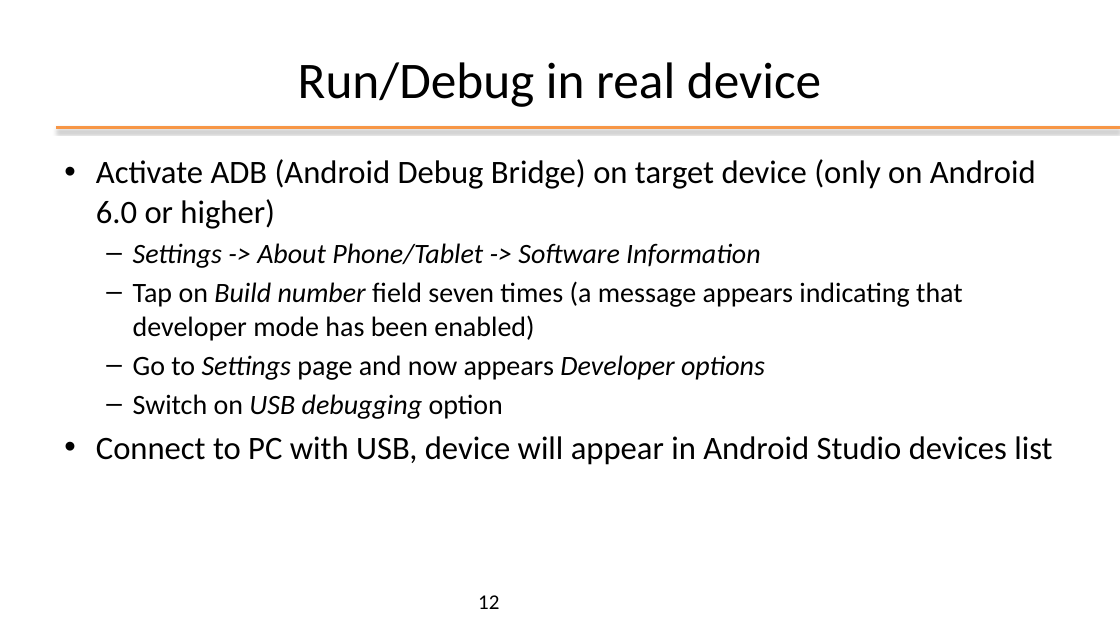
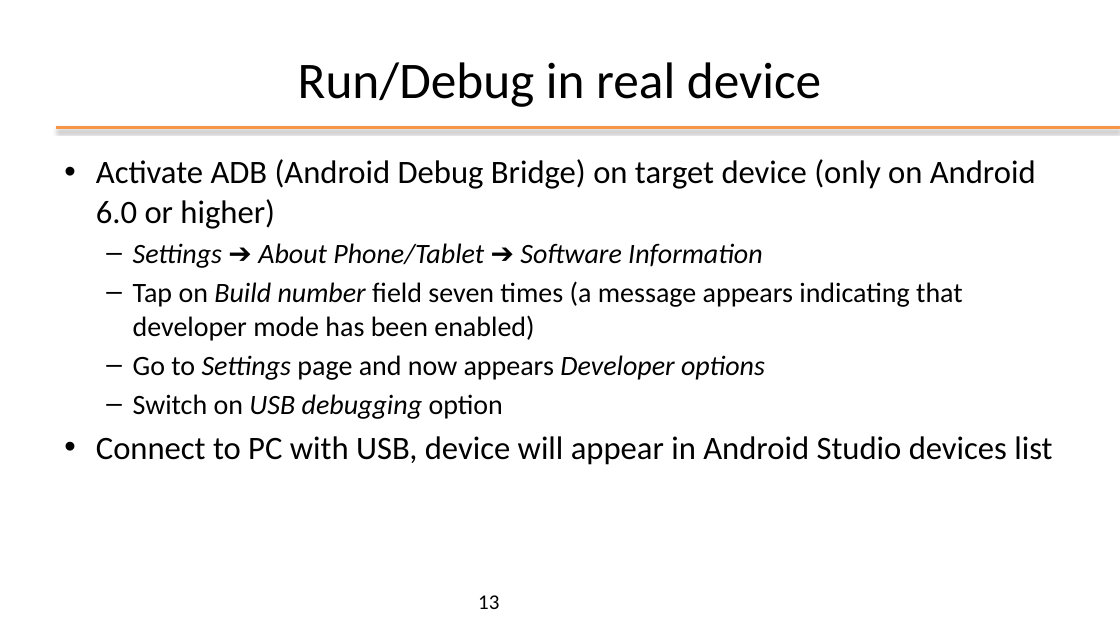
Before and after one commit to kevinmala00/ATTIVITA-PROGETTUALE, a slide deck: slide 13 of slides/02 - Android Studio.pptx (slide 12 before the commit). Drawn at 1120x630 pixels with LibreOffice and Linux fonts; fonts in the diff are those of the drawing; background and template pictures are left out. Boxes give left, top, right and bottom in pixels: in the first picture for what was removed or moved away, otherwise in the second. Text is boxed around its words. In the diff, an @@ line names an element or a change of style, - is before the commit and + after.

```diff
--- a/slides/02 - Android Studio.pptx
+++ b/slides/02 - Android Studio.pptx
@@ text at [133,243,763,268]: text changed @@
-  – Settings -> About Phone/Tablet -> Software Information
+  – Settings ➔ About Phone/Tablet ➔ Software Information
@@ page number at [478,595,499,609]: text changed @@
-12
+13
```
Also in this commit, not shown: 4 other slides changed, 1 slide added.
